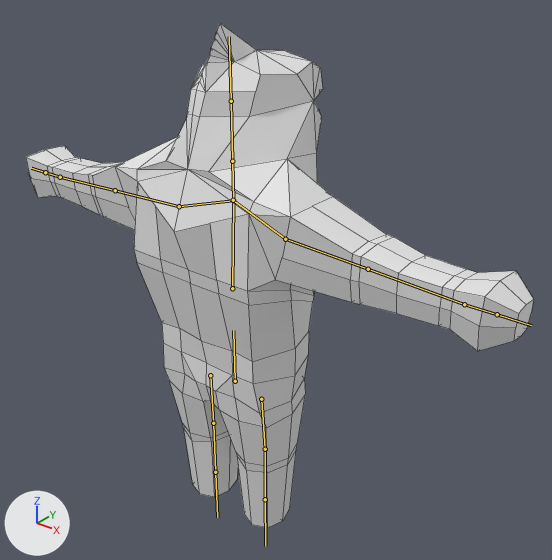
The FBX model Assets/Resources/Items/Mobs/Sharkfolk.fbx as it was, and as the next commit left it.
Rendered twice from a camera (50 mm lens) standing at (7.44, -8.26, 9.84) and looking at (-0.11, 1.17, 3.99). Lighting does not change. The marker at lower left points along +X, +Y and +Z. The bones that bend it are drawn over the model as lines. Mesh edges are drawn as thin lines.

In view in the first picture: 'Body'.
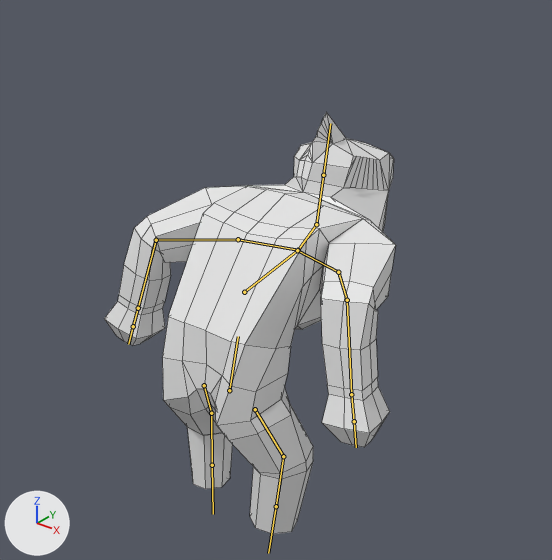
The newer file adds an action. The first version stands in its rest pose; the second is drawn at frame 25 of the action 'Armature|RangeAttack'.

Pixel boxes [x1, y1, x2, y2] of what changed, in the pictures (552 x 560 px):
```json
{"object": "Body", "change": "posed", "before": [26, 23, 534, 528], "after": [104, 112, 395, 534], "on screen": "43% narrower, 16% shorter"}
{"bone": "Pelvis", "before": "(235, 381) to (233, 330)", "after": "(229, 390) to (238, 336)"}
{"bone": "Spine", "before": "(232, 288) to (233, 200)", "after": "(244, 292) to (298, 250)"}
{"bone": "Neck", "before": "(233, 200) to (232, 161)", "after": "(298, 250) to (316, 224)"}
{"bone": "Head", "before": "(232, 161) to (231, 101)", "after": "(316, 224) to (323, 175)"}
{"bone": "LeftBicep", "before": "(179, 206) to (115, 190)", "after": "(238, 239) to (156, 240)"}
{"bone": "LeftArm", "before": "(115, 190) to (60, 177)", "after": "(156, 240) to (138, 308)"}
{"bone": "RightBicep", "before": "(285, 239) to (368, 269)", "after": "(338, 272) to (347, 300)"}
{"bone": "RightArm", "before": "(368, 269) to (464, 304)", "after": "(347, 300) to (351, 394)"}
{"bone": "LeftHip", "before": "(210, 375) to (213, 423)", "after": "(204, 385) to (211, 413)"}
{"bone": "LeftLeg", "before": "(213, 423) to (215, 472)", "after": "(211, 413) to (212, 465)"}
{"bone": "RightHip", "before": "(261, 399) to (265, 449)", "after": "(255, 409) to (283, 456)"}
{"bone": "RightLeg", "before": "(265, 449) to (265, 499)", "after": "(283, 456) to (276, 506)"}
```

Scene script edits in JSON lines:
```json
{"block": "bone_pelvis", "where": "bone_pelvis = bpy.data.objects['Armature'].pose.bones['Pelvis']"}
{"op": "set", "path": "bone_pelvis.location", "old": "(0.0, 0.0, 0.0)", "new": "(-0.09, -0.08, 0.0)"}
{"op": "set", "path": "bone_pelvis.rotation_quaternion", "old": "(1.0, 0.0, 0.0, 0.0)", "new": "(0.992, 0.0, 0.0, -0.124)", "note": "degrees (0, 0, 0) -> degrees (0, 0, -14)"}
{"block": "bone_spine", "where": "bone_spine = bpy.data.objects['Armature'].pose.bones['Spine']  # child of 'Pelvis'"}
{"op": "set", "path": "bone_spine.rotation_quaternion", "old": "(1.0, 0.0, 0.0, 0.0)", "new": "(0.854, 0.0, 0.0, -0.52)", "note": "degrees (0, 0, 0) -> degrees (0, 0, -63)"}
{"block": "bone_neck", "where": "bone_neck = bpy.data.objects['Armature'].pose.bones['Neck']  # child of 'Spine'"}
{"op": "set", "path": "bone_neck.rotation_quaternion", "old": "(1.0, 0.0, 0.0, 0.0)", "new": "(0.988, 0.0, 0.0, 0.153)", "note": "degrees (0, 0, 0) -> degrees (0, 0, 18)"}
{"block": "bone_head", "where": "bone_head = bpy.data.objects['Armature'].pose.bones['Head']  # child of 'Neck'"}
{"op": "set", "path": "bone_head.rotation_quaternion", "old": "(1.0, 0.0, 0.0, 0.0)", "new": "(0.915, -0.009, 0.008, 0.404)", "note": "degrees (0, 0, 0) -> degrees (-1, 1, 48)"}
{"block": "bone_leftbicep", "where": "bone_leftbicep = bpy.data.objects['Armature'].pose.bones['LeftBicep']  # child of 'LeftShoulder'"}
{"op": "set", "path": "bone_leftbicep.rotation_quaternion", "old": "(1.0, 0.0, 0.0, 0.0)", "new": "(0.926, -0.359, 0.108, 0.036)", "note": "degrees (0, 0, 0) -> degrees (-42, 13, -1)"}
{"block": "bone_leftarm", "where": "bone_leftarm = bpy.data.objects['Armature'].pose.bones['LeftArm']  # child of 'LeftBicep'"}
{"op": "set", "path": "bone_leftarm.rotation_quaternion", "old": "(1.0, 0.0, 0.0, 0.0)", "new": "(0.74, -0.222, -0.308, -0.555)", "note": "degrees (0, 0, 0) -> degrees (1, -45, -74)"}
{"block": "bone_rightbicep", "where": "bone_rightbicep = bpy.data.objects['Armature'].pose.bones['RightBicep']  # child of 'RightShoulder'"}
{"op": "set", "path": "bone_rightbicep.rotation_quaternion", "old": "(1.0, 0.0, 0.0, 0.0)", "new": "(0.881, 0.413, -0.221, 0.061)", "note": "degrees (0, 0, 0) -> degrees (51, -26, -5)"}
{"block": "bone_rightarm", "where": "bone_rightarm = bpy.data.objects['Armature'].pose.bones['RightArm']  # child of 'RightBicep'"}
{"op": "set", "path": "bone_rightarm.rotation_quaternion", "old": "(1.0, 0.0, 0.0, 0.0)", "new": "(0.707, 0.074, 0.252, -0.657)", "note": "degrees (0, 0, 0) -> degrees (-15, 27, -89)"}
{"block": "bone_lefthip", "where": "bone_lefthip = bpy.data.objects['Armature'].pose.bones['LeftHip']  # child of 'Pelvis'"}
{"op": "set", "path": "bone_lefthip.rotation_quaternion", "old": "(1.0, 0.0, 0.0, 0.0)", "new": "(0.911, 0.306, -0.255, 0.104)", "note": "degrees (0, 0, 0) -> degrees (37, -32, 2)"}
{"block": "bone_leftleg", "where": "bone_leftleg = bpy.data.objects['Armature'].pose.bones['LeftLeg']  # child of 'LeftHip'"}
{"op": "set", "path": "bone_leftleg.rotation_quaternion", "old": "(1.0, 0.0, 0.0, 0.0)", "new": "(0.964, -0.261, 0.0, -0.058)", "note": "degrees (0, 0, 0) -> degrees (-30, -2, -6)"}
{"block": "bone_righthip", "where": "bone_righthip = bpy.data.objects['Armature'].pose.bones['RightHip']  # child of 'Pelvis'"}
{"op": "set", "path": "bone_righthip.rotation_quaternion", "old": "(1.0, 0.0, 0.0, 0.0)", "new": "(0.847, -0.266, 0.445, 0.118)", "note": "degrees (0, 0, 0) -> degrees (-37, 55, -4)"}
{"block": "bone_rightleg", "where": "bone_rightleg = bpy.data.objects['Armature'].pose.bones['RightLeg']  # child of 'RightHip'"}
{"op": "set", "path": "bone_rightleg.rotation_quaternion", "old": "(1.0, 0.0, 0.0, 0.0)", "new": "(0.964, 0.261, 0.0, -0.058)", "note": "degrees (0, 0, 0) -> degrees (30, 2, -6)"}
```
